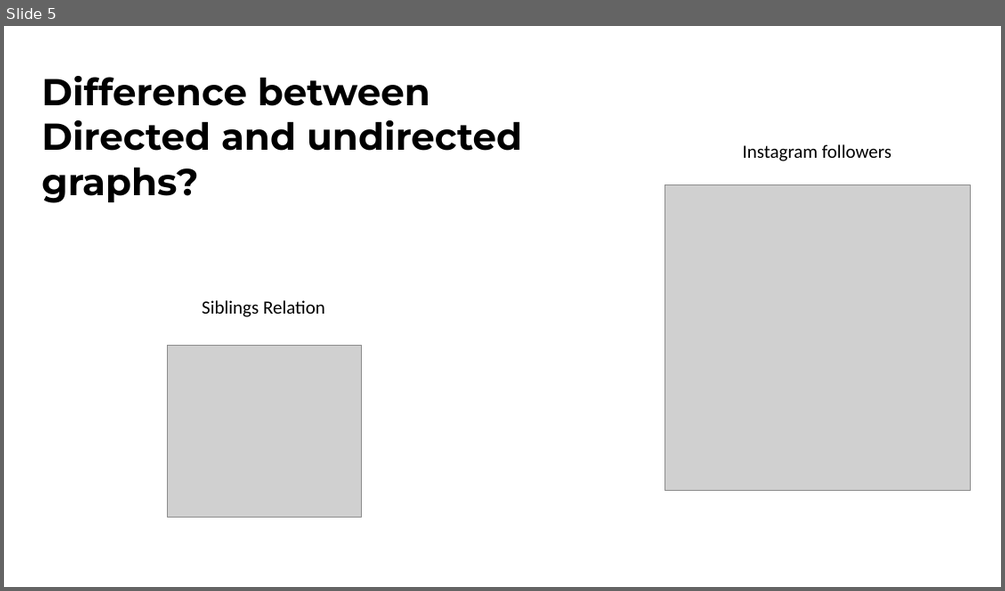
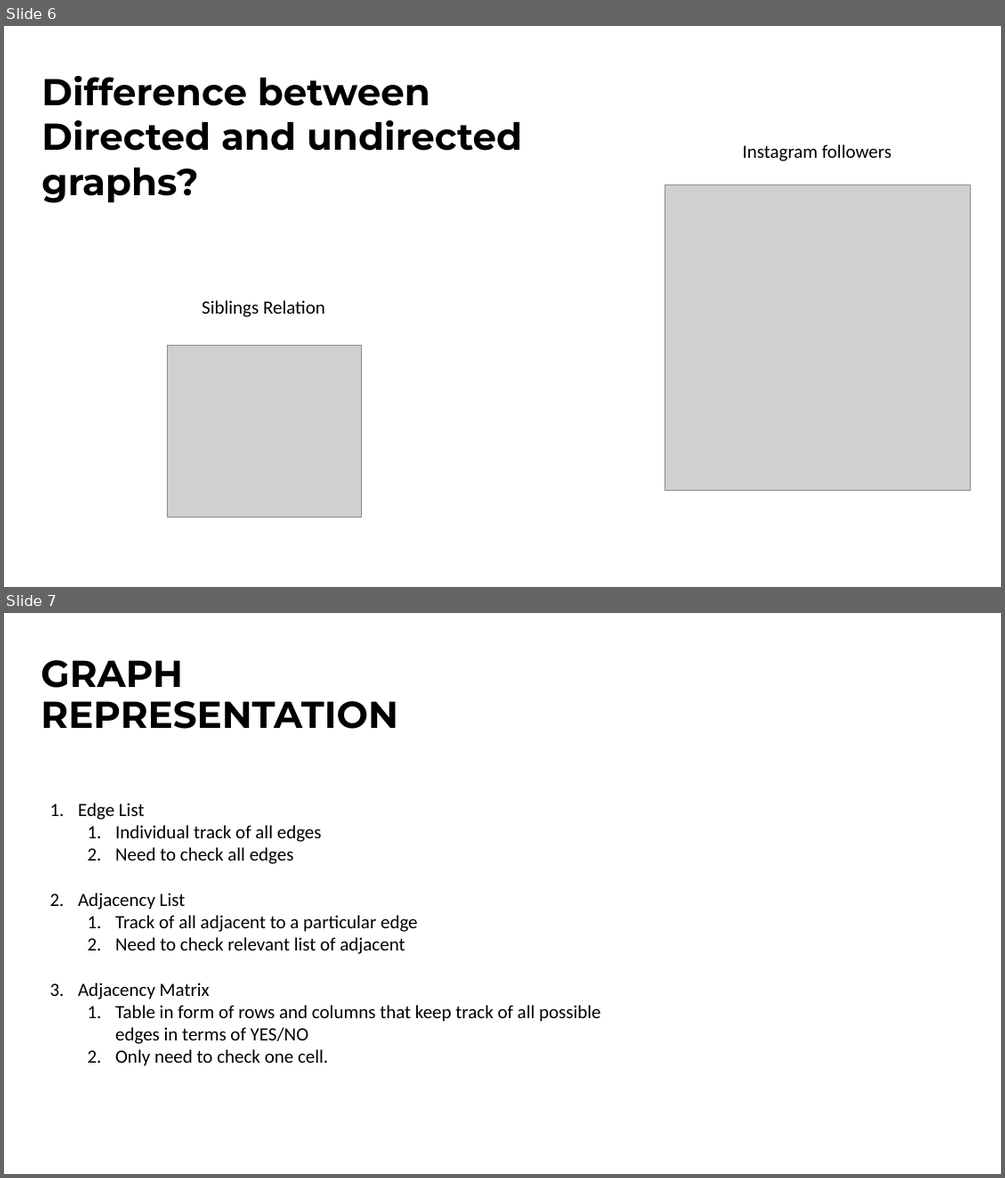
Before and after one commit to ibmbt/group5_graphtheory, a slide deck: group5_graphtheory.pptx. Shown one above the other, each under a label of ours: slide 5 before the commit, slides 6 and 7 after it. The pictures are 1005x591 and 1005x1178 pixels, drawn with LibreOffice and Linux fonts; fonts in the diff are those of the drawing; grey boxes stand for pictures. Boxes give left, top, right and bottom in pixels: in the first picture for what was removed or moved away, otherwise in the second. Text is boxed around its words. In the diff, an @@ line names an element or a change of style, - is before the commit and + after.

Commit message:
graph representation slides

```diff
--- a/group5_graphtheory.pptx
+++ b/group5_graphtheory.pptx
@@ slide 7 added at (x1=4, y1=613, x2=1001, y2=1174), background #FFFFFF @@
@@ text added at (x1=40, y1=660, x2=398, y2=729), 36 pt, text #000000, bold @@
+GRAPH REPRESENTATION
@@ text added at (x1=78, y1=803, x2=601, y2=1066), 18 pt, text #000000 @@
+1. Edge List
+  1. Individual track of all edges
+  2. Need to check all edges
+2. Adjacency List
+  1. Track of all adjacent to a particular edge
+  2. Need to check relevant list of adjacent
+3. Adjacency Matrix
+  1. Table in form of rows and columns that keep track of all possible edges in terms of YES/NO
+  2. Only need to check one cell.
@@ what was slide 5 is now slide 6 @@
```
Also in this commit, not shown: 1 slide changed, 4 other slides added, 7 other files.
